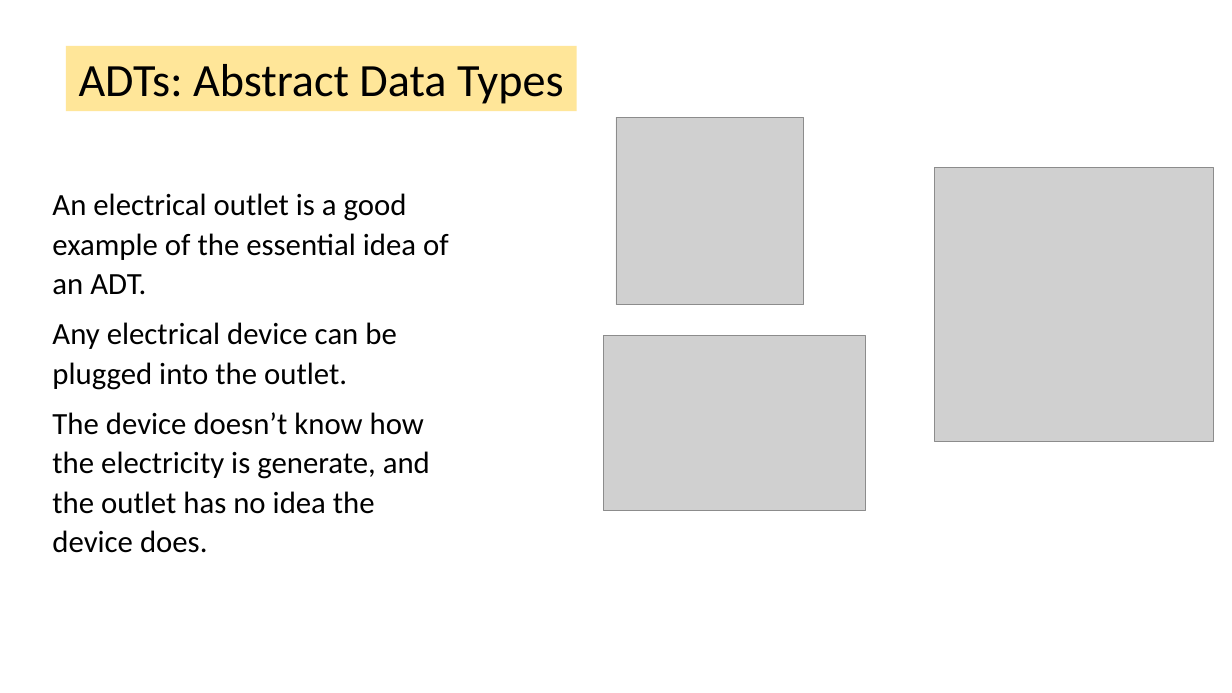
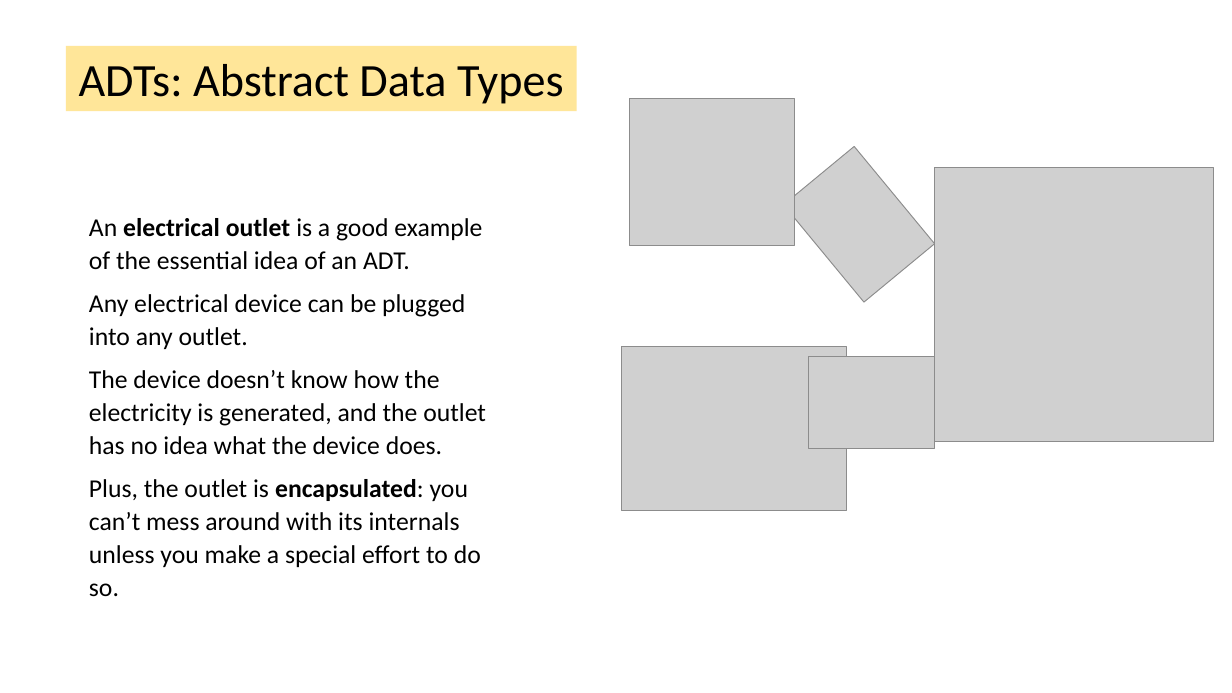
Before and after one commit to tjd1234/cmpt225fall2023, a slide deck: slide 17 of lecture_notes/week4/week4.pptx. Drawn at 1232x693 pixels with LibreOffice and Linux fonts; fonts in the diff are those of the drawing; grey boxes stand for pictures. Boxes give left, top, right and bottom in pixels: in the first picture for what was removed or moved away, otherwise in the second. Text is boxed around its words. In the diff, an @@ line names an element or a change of style, - is before the commit and + after.

```diff
--- a/lecture_notes/week4/week4.pptx
+++ b/lecture_notes/week4/week4.pptx
@@ picture: place and size @@
-picture at [616, 117, 804, 305]
+picture at [629, 99, 795, 247]
@@ picture added at [783, 146, 935, 302] @@
@@ text "An electrical outlet is a ...": place and size @@
-text "An electrical outlet is a ..." at [52, 193, 449, 553]
+text "An electrical outlet is a ..." at [89, 218, 486, 597]
@@ text at [89, 218, 482, 270]: size 24 to 20 pt in "An electrical outlet is a good example ..."; bold on in "electrical outlet" @@
@@ text at [89, 294, 486, 597]: text changed; size 24 to 20 pt @@
-Any electrical device can be plugged into the outlet.
-The device doesn’t know how the electricity is generate, and the outlet has no idea the device does.
+Any electrical device can be plugged into any outlet.
+The device doesn’t know how the electricity is generated, and the outlet has no idea what the device does.
+Plus, the outlet is encapsulated: you can’t mess around with its internals unless you make a special effort to do so.
@@ picture: place and size @@
-picture at [604, 335, 866, 510]
+picture at [622, 347, 847, 511]
@@ picture added at [809, 357, 935, 448] @@
```
Also in this commit, not shown: 4 other slides changed.
